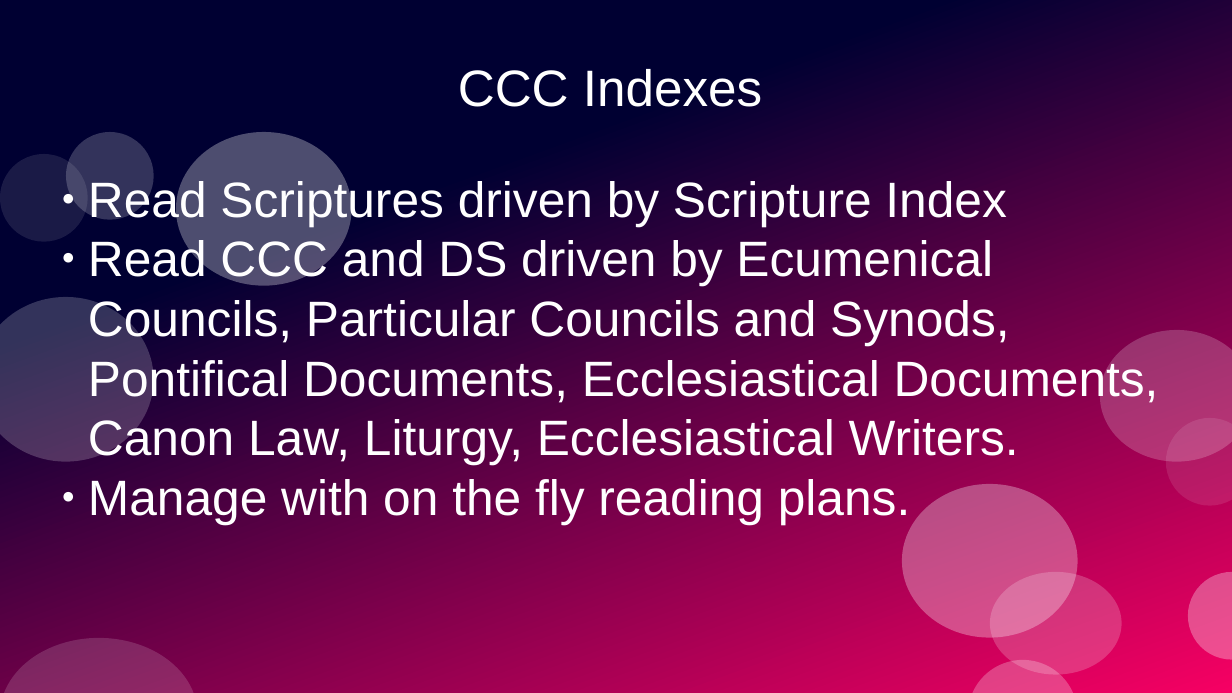
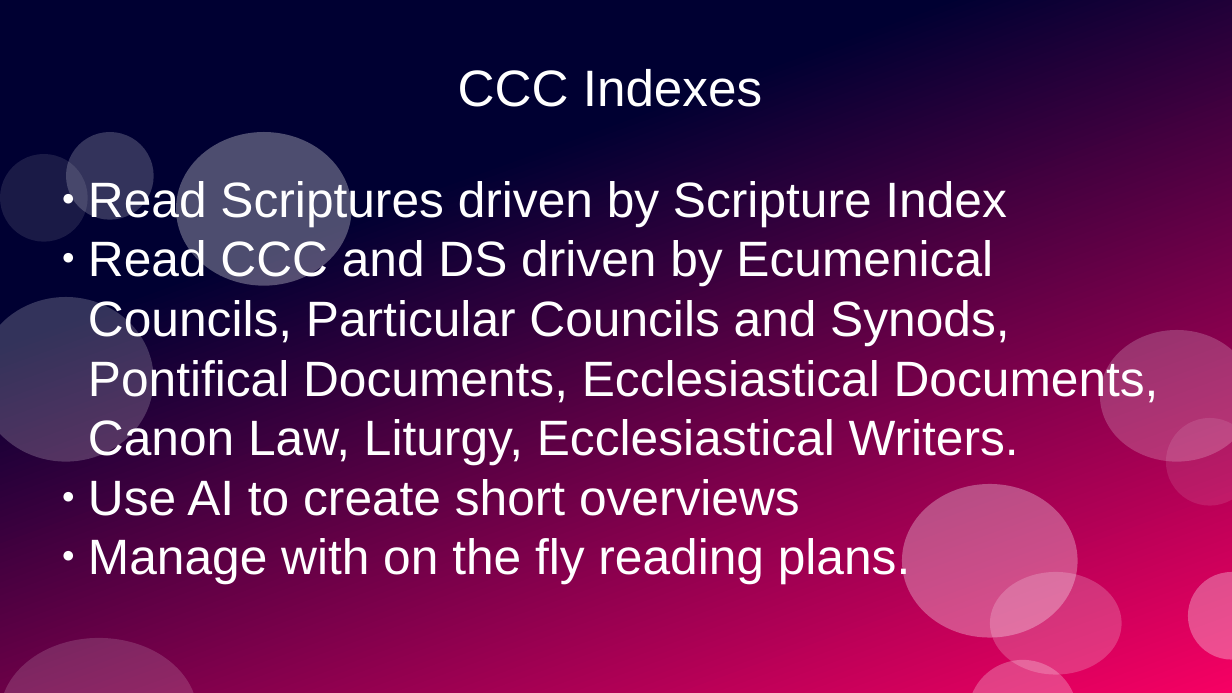
Before and after one commit to stevemac321/Catechist, a slide deck: slide 7 of Mastery.pptx. Drawn at 1232x693 pixels with LibreOffice and Linux fonts; fonts in the diff are those of the drawing. Boxes give left, top, right and bottom in pixels: in the first picture for what was removed or moved away, otherwise in the second. Text is boxed around its words. In the diff, an @@ line names an element or a change of style, - is before the commit and + after.

```diff
--- a/Mastery.pptx
+++ b/Mastery.pptx
@@ subtitle at <box>88,479,800,516</box>: paragraph added @@
+● Use AI to create short overviews
```
Also in this commit, not shown: 2 other slides changed.
